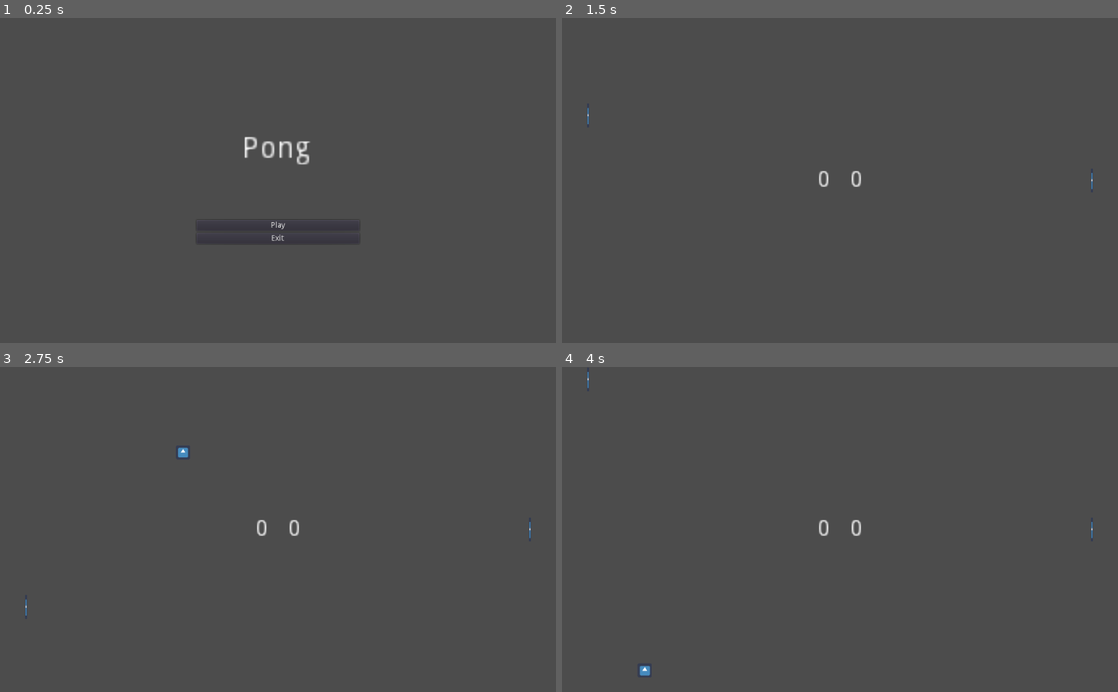
Above: before the commit, frames 1-4 (two rows, left to right).
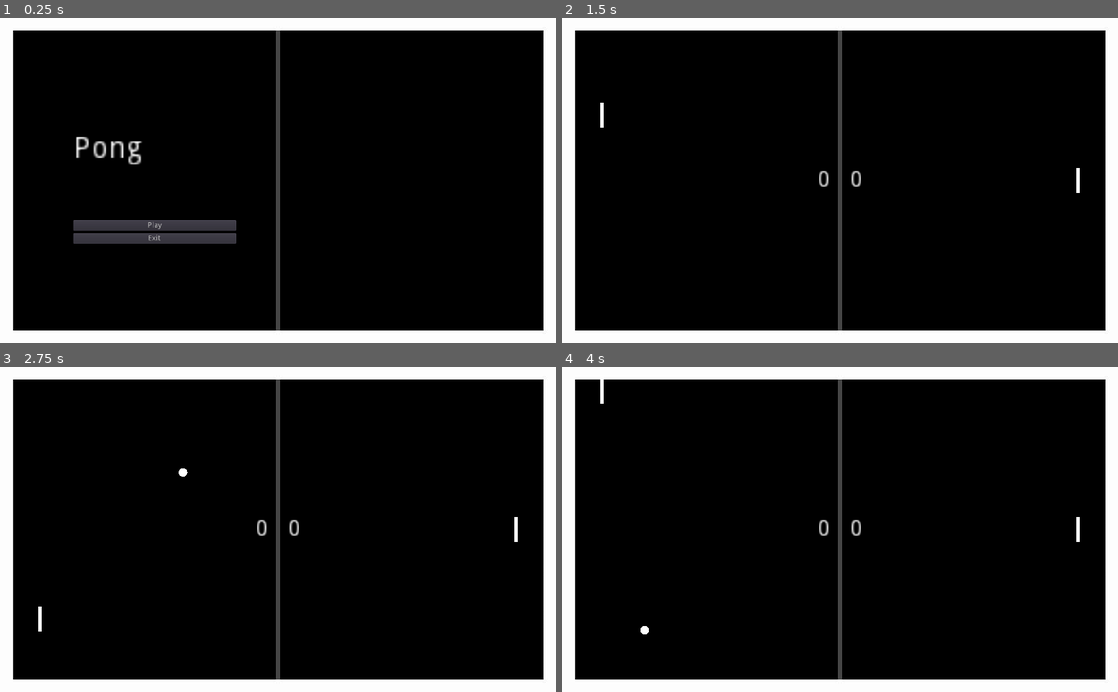
Above: after the commit, the same moments.

Repository: paomwattana/godot-pong
Game: Godot game, scene res://StartMenu.tscn
The game is run twice, just before and just after one commit, with the same random seed, the same clock (stepped at 60 frames per second) and the same inputs. The engine's default icon, where the game draws it, is replaced by a stand-in: a white triangle on a blue panel in a dark square.
Inputs:
- Up to frame 1 (0.25 s): no input
- Up to frame 2 (1.5 s): click "Play" at 0.5 s; tap Enter at 1.25 s; hold Up (ui_up) from 1.28 s (still down)
- Up to frame 3 (2.75 s): release Up (ui_up) at 2.03 s; hold Down (ui_down) from 2.03 s (still down)
- Up to frame 4 (4 s): release Down (ui_down) at 2.78 s; hold Up (ui_up) from 2.78 s (still down)

The runs differ from the first frame. In frame 1, 97% of the frame differs, in the area x 0-100%, y 0-100%; in frame 2, 99%; in frame 3, 99%; in frame 4, 99%.

Commit message:
decorated + clean up
added proper sprites

Diff:
--- a/Ball.tscn
+++ b/Ball.tscn
@@ -1,18 +1,21 @@
 [gd_scene load_steps=4 format=2]
 
-[ext_resource path="res://icon.png" type="Texture" id=1]
+[ext_resource path="res://ball.png" type="Texture" id=1]
 [ext_resource path="res://Ball.gd" type="Script" id=2]
 
 [sub_resource type="CircleShape2D" id=1]
-radius = 13.0
+radius = 8.0
 
 [node name="Ball" type="Area2D"]
 linear_damp = 0.0
 script = ExtResource( 2 )
+__meta__ = {
+"_edit_horizontal_guides_": [  ]
+}
 MAX_SPEED = 400
 
 [node name="Sprite" type="Sprite" parent="."]
-scale = Vector2( 0.40625, 0.40625 )
+scale = Vector2( 0.08, 0.08 )
 texture = ExtResource( 1 )
 
 [node name="CollisionShape2D" type="CollisionShape2D" parent="."]
--- a/Game.gd
+++ b/Game.gd
@@ -6,7 +6,7 @@
 onready var scorePlayer = 0
 onready var scoreAI = 0
 onready var ballSpawnTimer = $BallSpawnTimer
-export var WINNING_SCORE = 2
+export var WINNING_SCORE = 5
 
 
 
--- a/Game.tscn
+++ b/Game.tscn
@@ -1,50 +1,51 @@
-[gd_scene load_steps=6 format=2]
+[gd_scene load_steps=7 format=2]
 
 [ext_resource path="res://PaddlePlayer.tscn" type="PackedScene" id=1]
 [ext_resource path="res://PaddleAI.tscn" type="PackedScene" id=2]
 [ext_resource path="res://Game.gd" type="Script" id=3]
+[ext_resource path="res://background.jpg" type="Texture" id=4]
 
 [sub_resource type="RectangleShape2D" id=2]
-extents = Vector2( 522, 10 )
+extents = Vector2( 522, 11.5 )
 
 [sub_resource type="RectangleShape2D" id=3]
-extents = Vector2( 10, 295 )
+extents = Vector2( 11, 269 )
 
 [node name="Game" type="Node2D"]
 script = ExtResource( 3 )
 
+[node name="BackgroundSprite" type="Sprite" parent="."]
+position = Vector2( 512, 300 )
+texture = ExtResource( 4 )
+
 [node name="PaddleAI" parent="." instance=ExtResource( 2 )]
-position = Vector2( 976, 300 )
+position = Vector2( 950, 300 )
 
 [node name="PaddlePlayer" parent="." instance=ExtResource( 1 )]
-position = Vector2( 48, 300 )
+position = Vector2( 74, 300 )
 
 [node name="Wall" type="StaticBody2D" parent="."]
 
 [node name="CollisionShape2D" type="CollisionShape2D" parent="Wall"]
-position = Vector2( 512, -10 )
+position = Vector2( 512, 11 )
 shape = SubResource( 2 )
 
 [node name="CollisionShape2D2" type="CollisionShape2D" parent="Wall"]
-position = Vector2( 512, 610 )
+position = Vector2( 512, 589.5 )
 shape = SubResource( 2 )
 
 [node name="GoalLeft" type="Area2D" parent="."]
-position = Vector2( -10, 300 )
-__meta__ = {
-"_edit_group_": true
-}
+position = Vector2( 10, 300 )
 
 [node name="CollisionShape2D" type="CollisionShape2D" parent="GoalLeft"]
+position = Vector2( 2, 0.5 )
 shape = SubResource( 3 )
 
 [node name="GoalRight" type="Area2D" parent="."]
 position = Vector2( 1036, 300 )
-__meta__ = {
-"_edit_group_": true
-}
 
 [node name="CollisionShape2D" type="CollisionShape2D" parent="GoalRight"]
+position = Vector2( -24, 7 )
 shape = SubResource( 3 )
 
 [node name="Scores" type="HSplitContainer" parent="."]
--- a/PaddleAI.tscn
+++ b/PaddleAI.tscn
@@ -1,6 +1,6 @@
 [gd_scene load_steps=5 format=2]
 
-[ext_resource path="res://icon.png" type="Texture" id=1]
+[ext_resource path="res://Paddle.jpg" type="Texture" id=1]
 [ext_resource path="res://PaddleAI.gd" type="Script" id=2]
 
 [sub_resource type="RectangleShape2D" id=1]
@@ -12,9 +12,9 @@
 [node name="PaddleAI" type="KinematicBody2D"]
 script = ExtResource( 2 )
 
-[node name="Sprite" type="Sprite" parent="."]
+[node name="PaddleSprite" type="Sprite" parent="."]
 position = Vector2( 1.90735e-06, 0 )
-scale = Vector2( 0.0625, 0.6875 )
+scale = Vector2( 0.12, 0.23 )
 texture = ExtResource( 1 )
 
 [node name="CollisionShape2D" type="CollisionShape2D" parent="."]
--- a/PaddlePlayer.tscn
+++ b/PaddlePlayer.tscn
@@ -1,6 +1,6 @@
 [gd_scene load_steps=4 format=2]
 
-[ext_resource path="res://icon.png" type="Texture" id=1]
+[ext_resource path="res://Paddle.jpg" type="Texture" id=1]
 [ext_resource path="res://PaddlePlayer.gd" type="Script" id=2]
 
 [sub_resource type="RectangleShape2D" id=1]
@@ -9,8 +9,9 @@
 [node name="PaddlePlayer" type="KinematicBody2D"]
 script = ExtResource( 2 )
 
-[node name="Sprite" type="Sprite" parent="."]
-scale = Vector2( 0.0625, 0.6875 )
+[node name="PaddleSprite" type="Sprite" parent="."]
+position = Vector2( 1.90735e-06, 0 )
+scale = Vector2( 0.12, 0.23 )
 texture = ExtResource( 1 )
 
 [node name="CollisionShape2D" type="CollisionShape2D" parent="."]
--- a/StartMenu.tscn
+++ b/StartMenu.tscn
@@ -1,25 +1,30 @@
-[gd_scene load_steps=2 format=2]
+[gd_scene load_steps=3 format=2]
 
 [ext_resource path="res://StartMenu.gd" type="Script" id=1]
+[ext_resource path="res://background.jpg" type="Texture" id=2]
 
 [node name="StartMenu" type="Control"]
 anchor_right = 1.0
 anchor_bottom = 1.0
 script = ExtResource( 1 )
 
+[node name="BackgroundSprite" type="Sprite" parent="."]
+position = Vector2( 512, 300 )
+texture = ExtResource( 2 )
+
 [node name="PongLabel" type="Label" parent="."]
-margin_left = 430.0
+margin_left = 120.0
 margin_top = 215.0
-margin_right = 470.0
+margin_right = 160.0
 margin_bottom = 240.0
 rect_scale = Vector2( 4, 4 )
 text = "Pong"
 align = 1
 
 [node name="VBoxContainer" type="VBoxContainer" parent="."]
-margin_left = 362.0
+margin_left = 135.0
 margin_top = 339.0
-margin_right = 662.0
+margin_right = 435.0
 margin_bottom = 452.0
 grow_vertical = 2
 size_flags_stretch_ratio = 20.0
--- a/project.godot
+++ b/project.godot
@@ -14,6 +14,11 @@
 run/main_scene="res://StartMenu.tscn"
 config/icon="res://icon.png"
 
+[display]
+
+window/stretch/mode="2d"
+window/stretch/aspect="keep"
+
 [physics]
 
 common/enable_pause_aware_picking=true
Binary file added: Paddle.jpg
Not shown, added: Paddle.jpg.import
Binary file added: background.jpg
Not shown, added: background.jpg.import
Binary file added: ball.jpg
Not shown, added: ball.jpg.import
Binary file added: ball.png
Not shown, added: ball.png.import
Not shown, added: background.jpg~
Not shown, added: ball.jpg~
